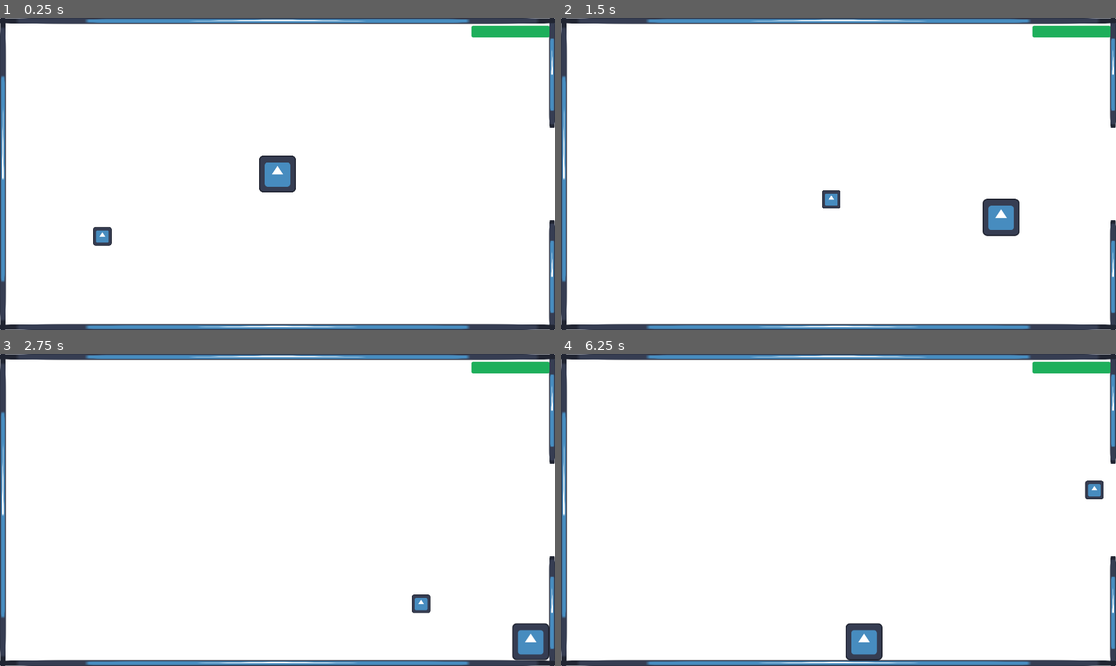
Above: before the commit, frames 1-4 (two rows, left to right).
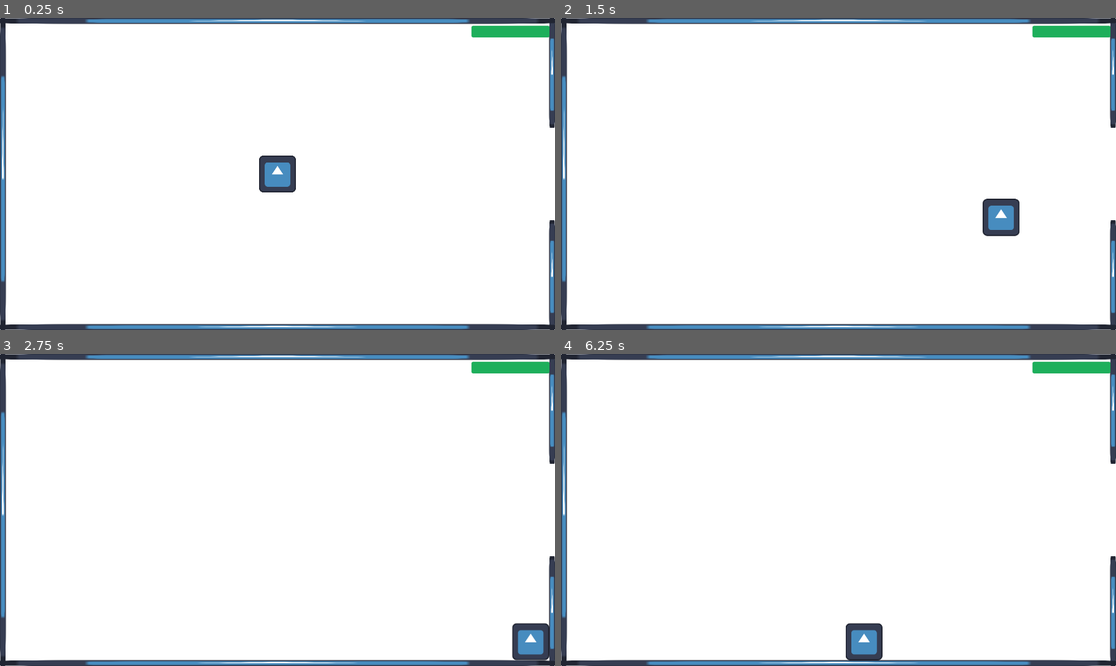
Above: after the commit, the same moments.

Repository: webermael/Informatikprojekt
Game: Godot game, scene res://Game.tscn
The game is run twice, just before and just after one commit, with the same random seed, the same clock (stepped at 60 frames per second) and the same inputs. The engine's default icon, where the game draws it, is replaced by a stand-in: a white triangle on a blue panel in a dark square.
Inputs:
- Up to frame 1 (0.25 s): no input
- Up to frame 2 (1.5 s): hold Right (ui_right) 0.53-1.28 s; hold Down (ui_down) from 1.28 s (still down)
- Up to frame 3 (2.75 s): release Down (ui_down) at 2.03 s; hold Right (ui_right) from 2.03 s (still down)
- Up to frame 4 (6.25 s): release Right (ui_right) at 2.78 s; hold Up (ui_up) 2.78-3.53 s; hold Left (ui_left) 3.53-5.03 s; hold Down (ui_down) 5.03-5.78 s; hold Right (ui_right) from 5.78 s (still down)

The runs differ from the first frame. In frame 1, 0.2% of the frame differs, in the area x 16-21%, y 66-74%; in frame 2, 0.2%; in frame 3, 0.2%; in frame 4, 0.2%.

Commit message:
Enemies move when Player enters room

Diff:
--- a/Enemies/Dasher/Dasher.gd
+++ b/Enemies/Dasher/Dasher.gd
@@ -3,6 +3,7 @@
 const SPEED = 500.0
 const CHARGE_DECELERATION = 5
 const PLAYER_FOLLOW_INCREASE = 0.1
+var player_in_room = false
 var player_weight = 1
 var is_charging = false
 var charge_ready = true
@@ -14,22 +15,25 @@
 @onready var player = $/root/Game/Player
 
 func _process(delta):
-	direction += player_weight * global_position.direction_to(player.global_position)
-	direction /= direction.length()
-	velocity = direction * SPEED * charge_ratio * charging_ratio
-	if not is_charging and charge_ratio >= 1:
-		charge_ratio -= delta * CHARGE_DECELERATION
-	elif charge_ratio < 1:
-		charge_ratio = 1
-	if not is_charging and player_weight <= 1:
-		player_weight += delta * PLAYER_FOLLOW_INCREASE
-	elif player_weight > 1:
-		player_weight = 1
-	for body in $ChargeArea.get_overlapping_bodies():
-		if body.is_in_group("Player") and charge_ready:
-			charging_ratio = -0.3
-			charge_ready = false
-			$ChargingTimer.start()
+	if player_in_room:
+		direction += player_weight * global_position.direction_to(player.global_position)
+		direction /= direction.length()
+		velocity = direction * SPEED * charge_ratio * charging_ratio
+		if not is_charging and charge_ratio >= 1:
+			charge_ratio -= delta * CHARGE_DECELERATION
+		elif charge_ratio < 1:
+			charge_ratio = 1
+		if not is_charging and player_weight <= 1:
+			player_weight += delta * PLAYER_FOLLOW_INCREASE
+		elif player_weight > 1:
+			player_weight = 1
+		for body in $ChargeArea.get_overlapping_bodies():
+			if body.is_in_group("Player") and charge_ready:
+				charging_ratio = -0.3
+				charge_ready = false
+				$ChargingTimer.start()
+	else:
+		velocity = Vector2.ZERO
 	move_and_slide()
 
 
--- a/Enemies/Dasher/dasher.tscn
+++ b/Enemies/Dasher/dasher.tscn
@@ -9,7 +9,7 @@
 [sub_resource type="CircleShape2D" id="CircleShape2D_c1roc"]
 radius = 351.023
 
-[node name="Dasher" type="CharacterBody2D" groups=["Dasher", "Enemies"]]
+[node name="Dasher" type="CharacterBody2D" groups=["Dasher", "Enemies", "Hurtful"]]
 platform_floor_layers = 4294967040
 script = ExtResource("1_ibck1")
 
--- a/Enemies/Roller/Roller.gd
+++ b/Enemies/Roller/Roller.gd
@@ -2,6 +2,7 @@
 
 const SPEED = 150.0
 var health = 2
+var player_in_room = false
 const friendship_distance = 300
 
 @onready var player = $/root/Game/Player
@@ -26,11 +27,14 @@
 
 
 func _process(delta):
-	var direction = global_position.direction_to(player.global_position)
-	direction = pathfind(direction)
-	velocity = direction * SPEED
-	if global_position.direction_to(player.global_position)[0] > 0:
-		rotation += delta
-	elif global_position.direction_to(player.global_position)[0] <= 0:
-		rotation -= delta
+	if player_in_room:
+		var direction = global_position.direction_to(player.global_position)
+		direction = pathfind(direction)
+		velocity = direction * SPEED
+		if global_position.direction_to(player.global_position)[0] > 0:
+			rotation += delta
+		elif global_position.direction_to(player.global_position)[0] <= 0:
+			rotation -= delta
+	else:
+		velocity = Vector2.ZERO
 	move_and_slide()
--- a/Enemies/Roller/Roller.tscn
+++ b/Enemies/Roller/Roller.tscn
@@ -9,7 +9,7 @@
 [sub_resource type="CircleShape2D" id="CircleShape2D_eysqy"]
 radius = 518.756
 
-[node name="Roller" type="CharacterBody2D" groups=["Enemies", "Roller"]]
+[node name="Roller" type="CharacterBody2D" groups=["Enemies", "Hurtful", "Roller"]]
 platform_floor_layers = 4294967040
 script = ExtResource("1_mi4nt")
 
--- a/Environment/Room/Room.gd
+++ b/Environment/Room/Room.gd
@@ -2,6 +2,8 @@
 
 const NUMBER_DIRECTION = {0 : "up", 1 : "right", 2 : "down", 3 : "left"}
 var walls_placed = {0 : false, 1 : false, 2 : false, 3 : false}
+const BLITZEN_RATIOS = {0 : 0, 1 : 0.5, 2 : 0.25, 3 : 0.75}
+var blitzen_in_room = 0
 
 
 func place_door(direction):
@@ -38,8 +40,7 @@
 
 # Called when the node enters the scene tree for the first time.
 func _ready():
-	pass # Replace with function body.
-
+	pass
 
 # Called every frame. 'delta' is the elapsed time since the previous frame.
 func _process(delta):
@@ -47,8 +48,22 @@
 
 
 
-
-
 func _on_room_inside_body_entered(body):
 	if body.is_in_group("Player"):
 		$/root/Game/RoomCamera.global_position = $CameraCenter.global_position
+		blitzen_in_room = 0
+		for entity in $RoomInside.get_overlapping_bodies():
+			if entity.is_in_group("Enemies"):
+				entity.player_in_room = true
+			if entity.is_in_group("Blitzen"):
+				entity.blitzen_position = BLITZEN_RATIOS[blitzen_in_room]
+				blitzen_in_room += 1
+
+
+
+
+func _on_room_inside_body_exited(body):
+	if body.is_in_group("Player"):
+		for entity in $RoomInside.get_overlapping_bodies():
+			if entity.is_in_group("Enemies"):
+				entity.player_in_room = false
--- a/Environment/Room/Room.tscn
+++ b/Environment/Room/Room.tscn
@@ -18,3 +18,4 @@
 shape = SubResource("RectangleShape2D_60xs4")
 
 [connection signal="body_entered" from="RoomInside" to="." method="_on_room_inside_body_entered"]
+[connection signal="body_exited" from="RoomInside" to="." method="_on_room_inside_body_exited"]
--- a/Game.tscn
+++ b/Game.tscn
@@ -4,7 +4,7 @@
 [ext_resource type="PackedScene" uid="uid://yja5fgu07w0" path="res://Player/Player.tscn" id="2_1h8cj"]
 [ext_resource type="AudioStream" uid="uid://b27y1kso8wsfm" path="res://Music/Main_Loop.wav" id="3_3tn5c"]
 [ext_resource type="PackedScene" uid="uid://dt0lo02v02do3" path="res://dungeon.tscn" id="4_7xdti"]
-[ext_resource type="PackedScene" uid="uid://3236gjlauddx" path="res://Enemies/Dasher/dasher.tscn" id="5_rh4tp"]
+[ext_resource type="PackedScene" uid="uid://cln4twx13jqps" path="res://Enemies/Blitzen/Blitzen.tscn" id="5_wkp4m"]
 
 [sub_resource type="StyleBoxFlat" id="StyleBoxFlat_x4d02"]
 bg_color = Color(0.113725, 0.686275, 0.356863, 1)
@@ -74,7 +74,16 @@
 [node name="RoomCamera" type="Camera2D" parent="."]
 position = Vector2(960, 539)
 
-[node name="Dasher" parent="." instance=ExtResource("5_rh4tp")]
-position = Vector2(241, 796)
+[node name="Blitzen" parent="." instance=ExtResource("5_wkp4m")]
+position = Vector2(249, 848)
+
+[node name="Blitzen2" parent="." instance=ExtResource("5_wkp4m")]
+position = Vector2(335, 568)
+
+[node name="Blitzen4" parent="." instance=ExtResource("5_wkp4m")]
+position = Vector2(1313, 841)
+
+[node name="Blitzen3" parent="." instance=ExtResource("5_wkp4m")]
+position = Vector2(1618, 257)
 
 [connection signal="timeout" from="SpawnTimer" to="." method="_on_spawn_timer_timeout"]
--- a/Player/Player.gd
+++ b/Player/Player.gd
@@ -25,7 +25,7 @@
 
 
 func _on_hitbox_body_entered(body):
-	if body.is_in_group("Enemies") and $Hitbox/HitboxCollision.scale.x == 1:
+	if body.is_in_group("Hurtful") and $Hitbox/HitboxCollision.scale.x == 1:
 		health -= 1
 		$Hitbox/HitboxCollision.scale.x = 0.9
 		$ImmunityFrames.start()
